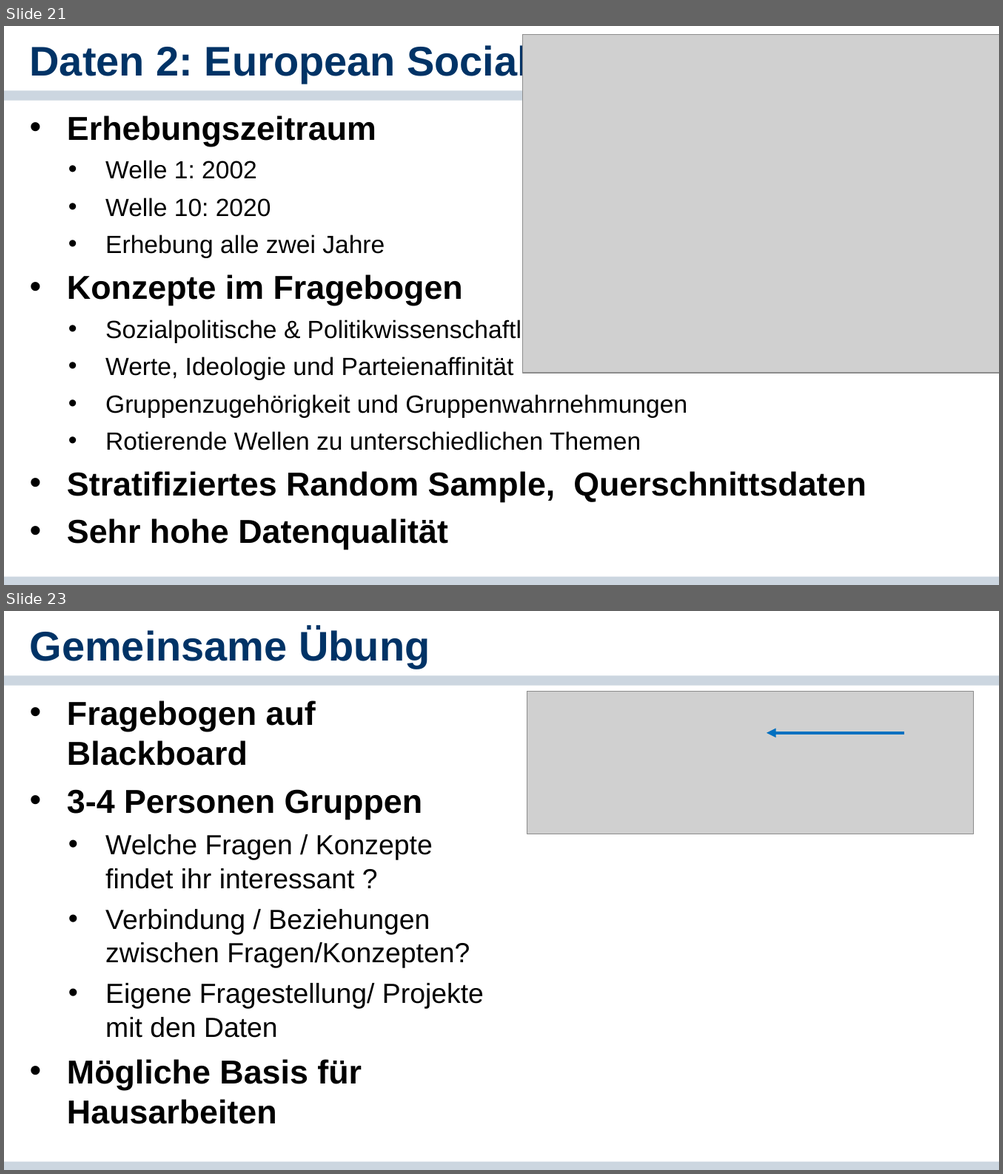
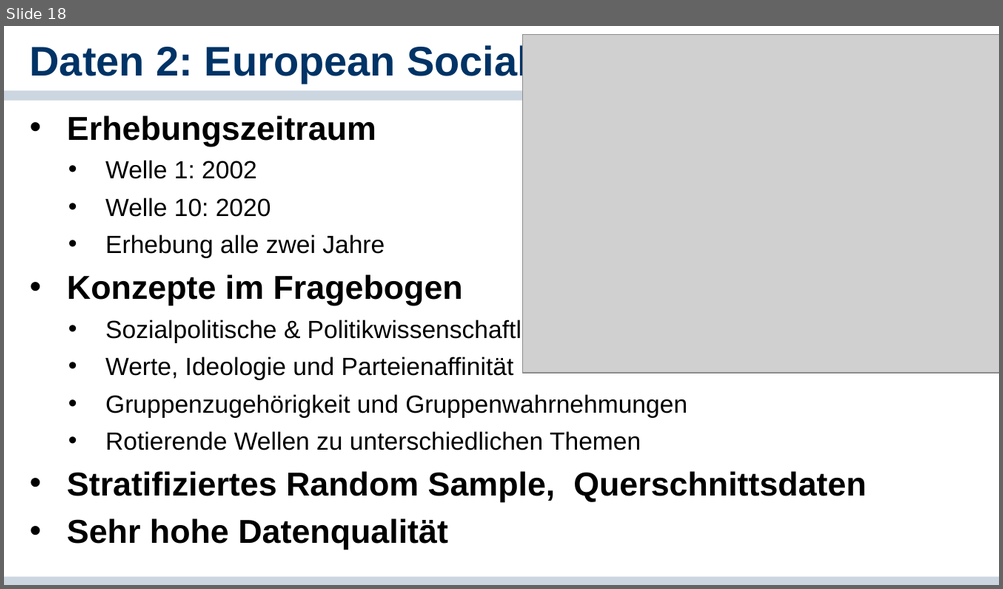
Before and after one commit to cgnguyen/class_political_psychology, a slide deck: 2_Slides_Literature/2_Basics of Political Psychology/2-Methoden und Theorien der politischen Psychologie.pptx. Shown one above the other, each under a label of ours: slides 21 and 23 before the commit, slide 18 after it; the slides between them are not shown. The pictures are 1003x1174 and 1003x589 pixels, drawn with LibreOffice and Linux fonts; fonts in the diff are those of the drawing; grey boxes stand for pictures; background and template pictures are left out. Boxes give left, top, right and bottom in pixels: in the first picture for what was removed or moved away, otherwise in the second. Text is boxed around its words. In the diff, an @@ line names an element or a change of style, - is before the commit and + after.

```diff
--- a/2_Slides_Literature/2_Basics of Political Psychology/2-Methoden und Theorien der politischen Psychologie.pptx
+++ b/2_Slides_Literature/2_Basics of Political Psychology/2-Methoden und Theorien der politischen Psychologie.pptx
@@ slide 23 removed at box(4, 611, 999, 1170), background #FFFFFF; not listed: 2 template elements that a slide beside it also shows @@
@@ title removed at box(30, 628, 430, 668) @@
-Gemeinsame Übung
@@ picture removed at box(527, 692, 973, 834) @@
@@ text removed at box(67, 701, 484, 1125) @@
-• Fragebogen auf Blackboard
-• 3-4 Personen Gruppen
-  • Welche Fragen / Konzepte findet ihr interessant ?
-  • Verbindung / Beziehungen zwischen Fragen/Konzepten?
-  • Eigene Fragestellung/ Projekte mit den Daten
-• Mögliche Basis für Hausarbeiten
@@ arrow removed from (904, 733) to (766, 733) @@
@@ what was slide 21 is now slide 18 @@
```
Also in this commit, not shown: 3 slides changed, 2 slides added, 9 other slides removed.
